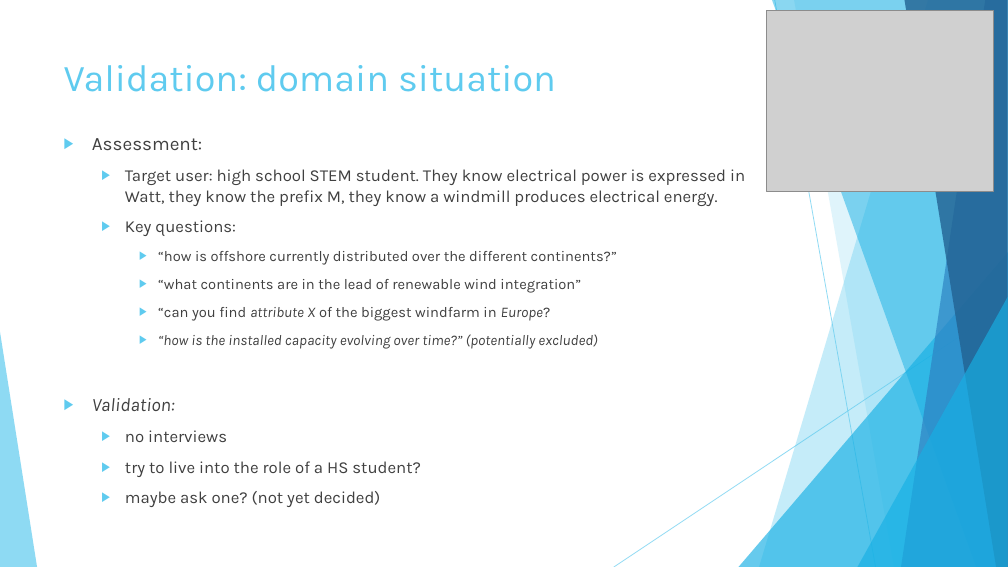
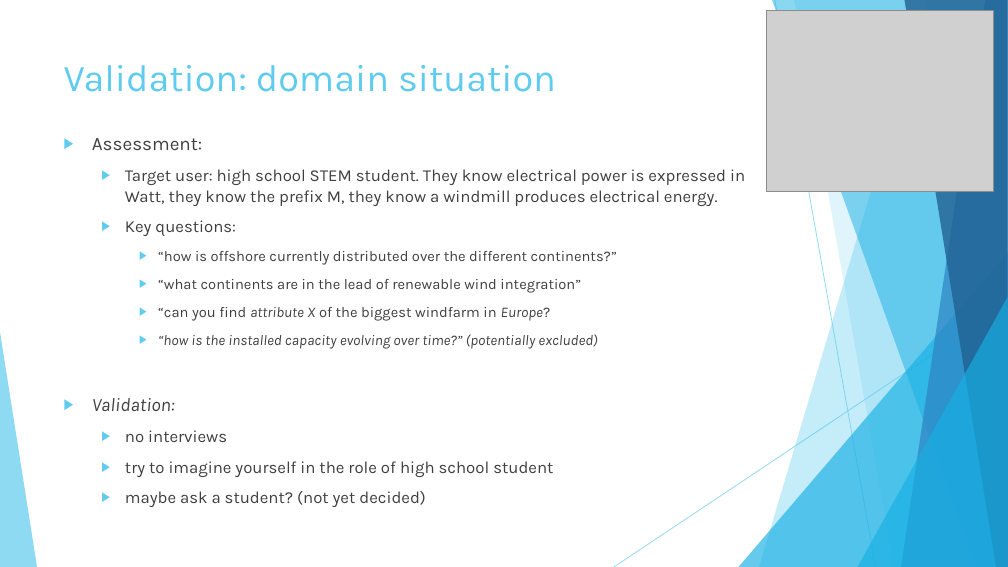
Before and after one commit to jorritvm/infovis, a slide deck: slide 4 of doc/midterm_presentation/group2_midterm_presentation.pptx. Drawn at 1008x567 pixels with LibreOffice and Linux fonts; fonts in the diff are those of the drawing; grey boxes stand for pictures. Boxes give left, top, right and bottom in pixels: in the first picture for what was removed or moved away, otherwise in the second. Text is boxed around its words. In the diff, an @@ line names an element or a change of style, - is before the commit and + after.

```diff
--- a/doc/midterm_presentation/group2_midterm_presentation.pptx
+++ b/doc/midterm_presentation/group2_midterm_presentation.pptx
@@ text at <box>125,461,553,507</box>: text changed @@
-  ▶ try to live into the role of a HS student?
-  ▶ maybe ask one? (not yet decided)
+  ▶ try to imagine yourself in the role of high school student
+  ▶ maybe ask a student? (not yet decided)
```
Also in this commit, not shown: 5 other slides changed.
